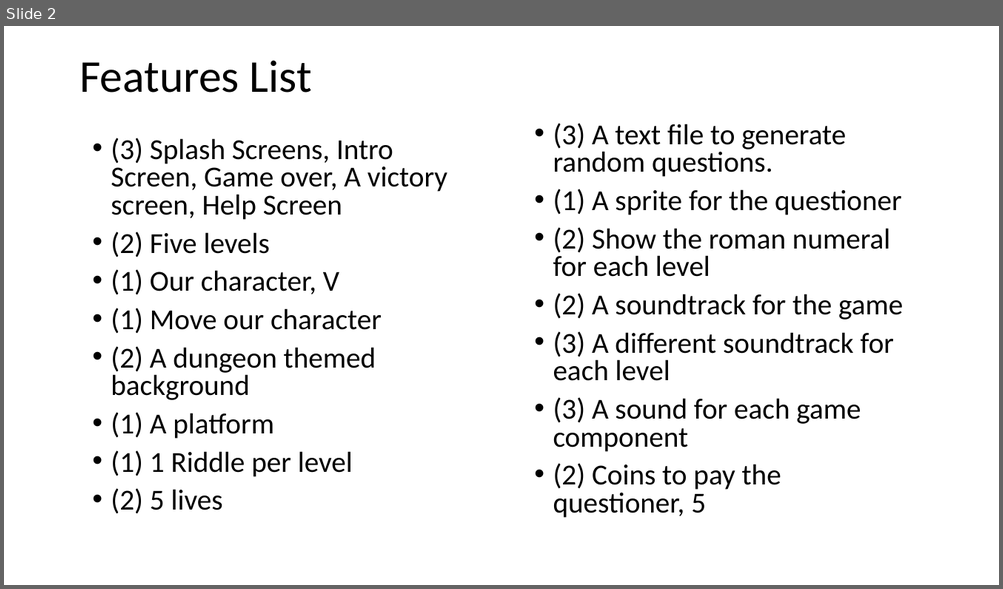
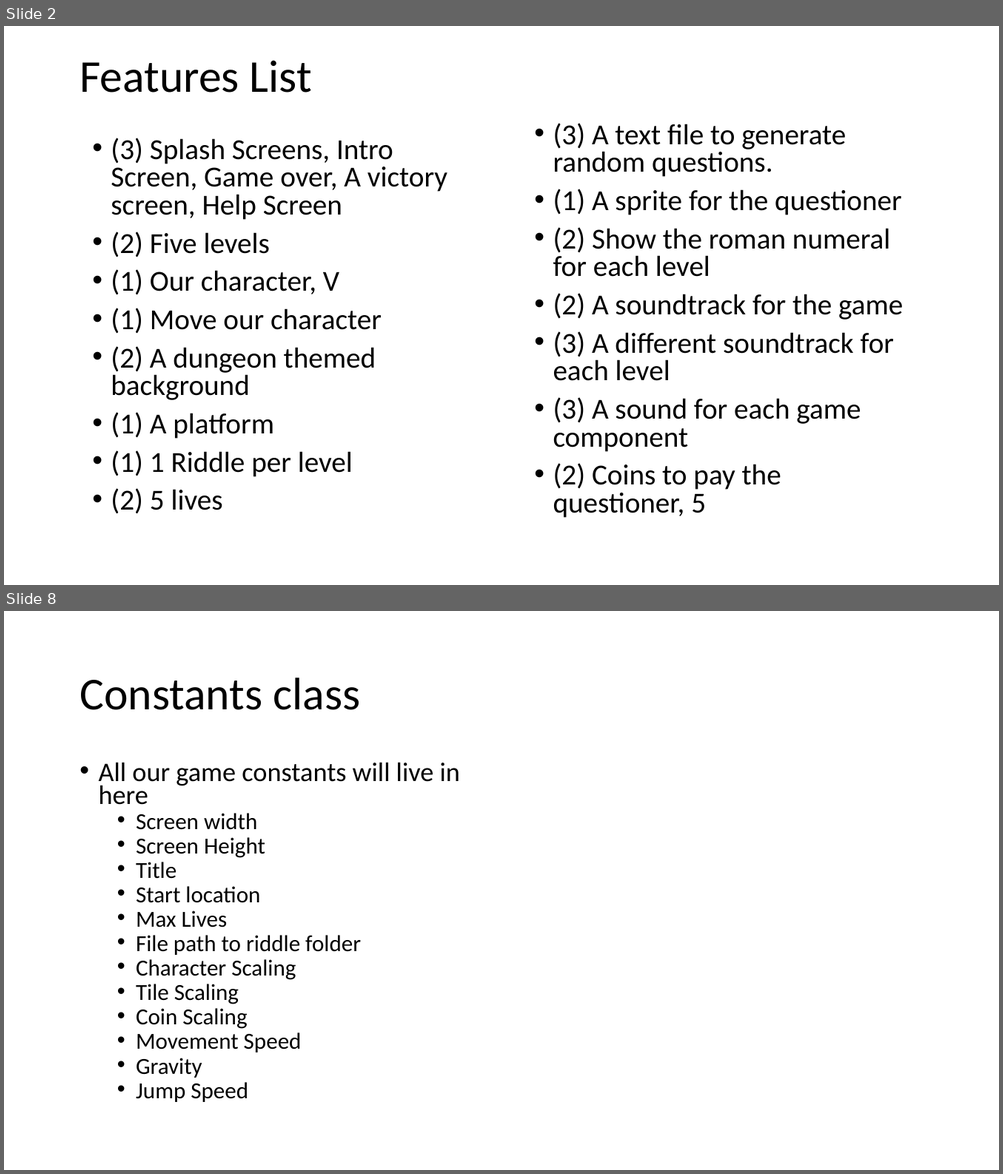
Before and after one commit to joshwassum/team5_final, a slide deck: docs/The Heroic V (Five).pptx. Shown one above the other, each under a label of ours: slide 2 before the commit, slides 2 and 8 after it; the slides between them are not shown. The pictures are 1003x589 and 1003x1174 pixels, drawn with LibreOffice and Linux fonts; fonts in the diff are those of the drawing. Boxes give left, top, right and bottom in pixels: in the first picture for what was removed or moved away, otherwise in the second. Text is boxed around its words. In the diff, an @@ line names an element or a change of style, - is before the commit and + after.

Commit message:
Added the README and CRC Cards for game outline

```diff
--- a/docs/The Heroic V (Five).pptx
+++ b/docs/The Heroic V (Five).pptx
@@ slide 8 added at bbox=[4, 611, 999, 1170], background #FFFFFF @@
@@ title added at bbox=[79, 678, 360, 710], 44 pt, text #000000 @@
+Constants class
@@ text added at bbox=[99, 762, 460, 1102], 22.2 pt, text #000000 @@
+• All our game constants will live in here
+  • Screen width
+  • Screen Height
+  • Title
+  • Start location
+  • Max Lives
+  • File path to riddle folder
+  • Character Scaling
+  • Tile Scaling
+  • Coin Scaling
+  • Movement Speed
+  • Gravity
+  • Jump Speed
```
Also in this commit, not shown: 8 other slides added, 1 other file.
